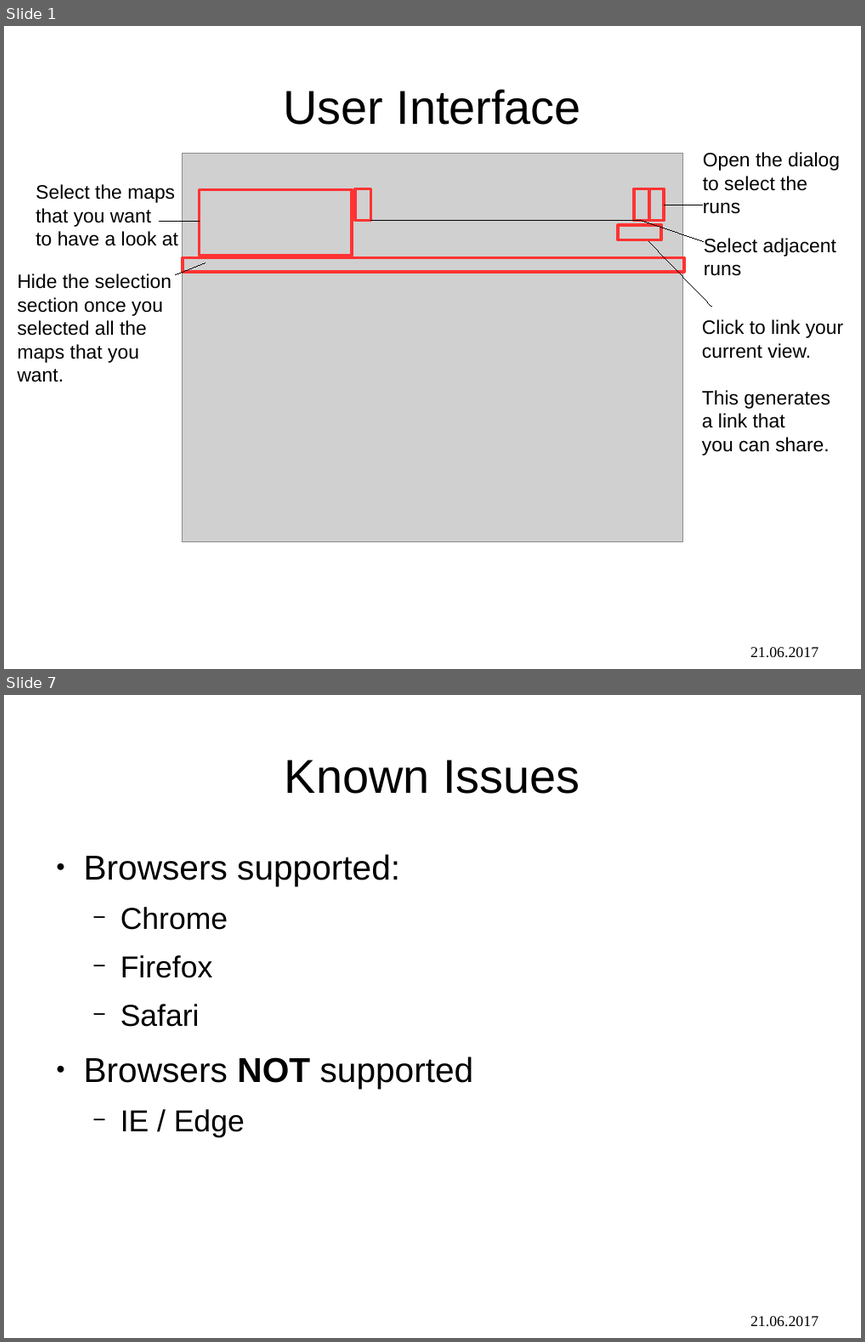
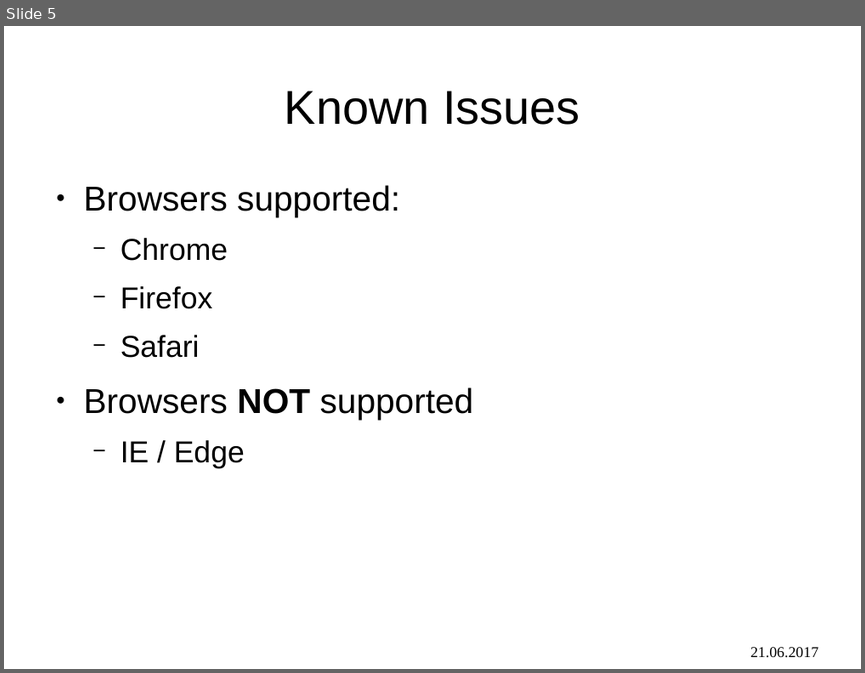
Before and after one commit to sroychow/cmsTrackerMaps, a slide deck: doc/tkmap_manual.odp. Shown one above the other, each under a label of ours: slides 1 and 7 before the commit, slide 5 after it; the slides between them are not shown. The pictures are 865x1342 and 865x673 pixels, drawn with LibreOffice and Linux fonts; fonts in the diff are those of the drawing; grey boxes stand for pictures. Boxes give left, top, right and bottom in pixels: in the first picture for what was removed or moved away, otherwise in the second. Text is boxed around its words. In the diff, an @@ line names an element or a change of style, - is before the commit and + after.

```diff
--- a/doc/tkmap_manual.odp
+++ b/doc/tkmap_manual.odp
@@ slide 1 removed at [4,26,861,669], background #FFFFFF; not listed: 1 template element that a slide beside it also shows @@
@@ title removed at [283,89,581,125] @@
-User Interface
@@ picture removed at [182,153,683,541] @@
@@ text removed at [703,152,840,214] @@
-Open the dialog
-to select the
-runs
@@ text removed at [35,184,178,246] @@
-Select the maps
-that you want
-to have a look at
@@ rectangle removed at [200,190,352,256] @@
@@ rectangle removed at [355,188,371,221] @@
@@ rectangle removed at [634,188,649,221] @@
@@ rectangle removed at [649,188,664,221] @@
@@ line removed from (200, 222) to (160, 222) @@
@@ line removed from (371, 221) to (642, 221) @@
@@ rectangle removed at [619,225,662,240] @@
@@ line removed from (642, 221) to (704, 241) @@
@@ line removed from (664, 204) to (703, 204) @@
@@ line removed from (649, 241) to (711, 306) @@
@@ text removed at [704,238,836,276] @@
-Select adjacent
-runs
@@ text removed at [18,273,171,382] @@
-Hide the selection
-section once you
-selected all the
-maps that you
-want.
@@ line removed from (175, 275) to (205, 263) @@
@@ rectangle removed at [182,258,684,272] @@
@@ text removed at [702,319,843,455] @@
-Click to link your
-current view.
-This generates
-a link that
-you can share.
@@ what was slide 7 is now slide 5 @@
```
Also in this commit, not shown: 3 slides changed, 1 slide added, 2 other slides removed, 1 other file.
